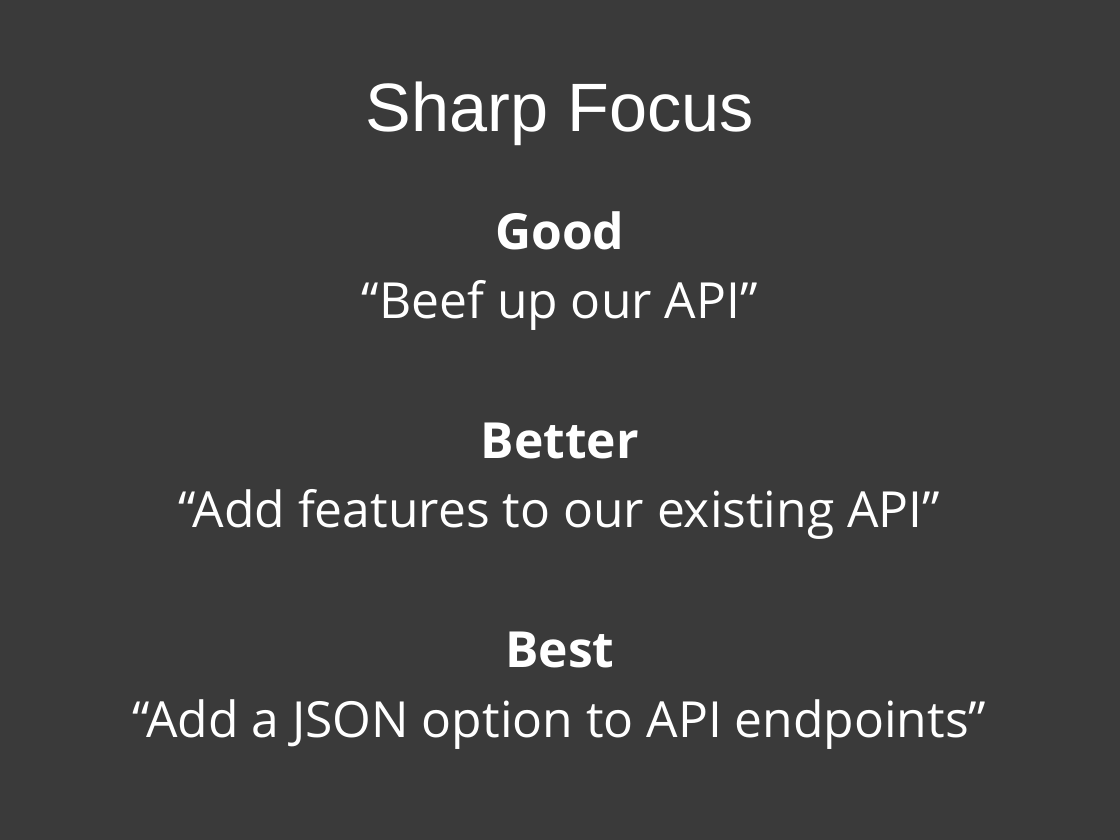
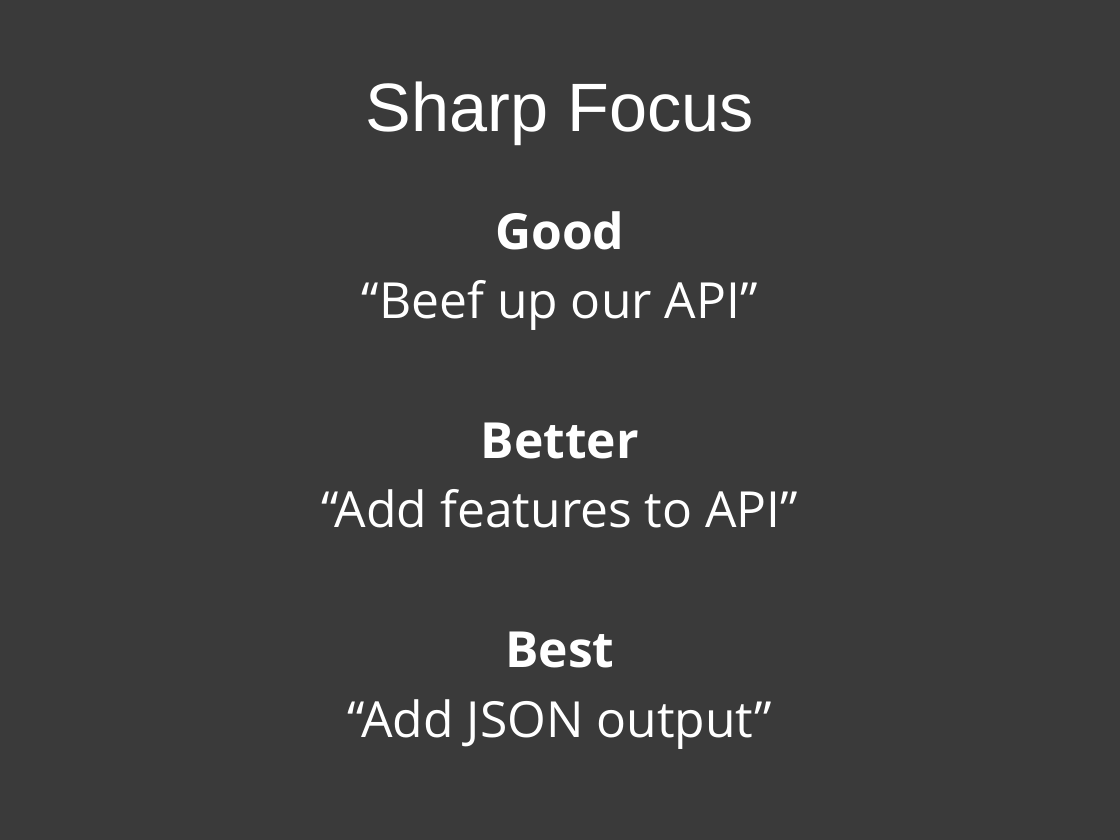
Before and after one commit to patik/code-sprint, a slide deck: slide 17 of code-sprint.pptx. Drawn at 1120x840 pixels with LibreOffice and Linux fonts; fonts in the diff are those of the drawing. Boxes give left, top, right and bottom in pixels: in the first picture for what was removed or moved away, otherwise in the second. Text is boxed around its words. In the diff, an @@ line names an element or a change of style, - is before the commit and + after.

```diff
--- a/code-sprint.pptx
+++ b/code-sprint.pptx
@@ text at (x1=321, y1=489, x2=798, y2=528): text changed @@
-“Add features to our existing API”
+“Add features to API”
@@ text at (x1=348, y1=699, x2=772, y2=749): text changed @@
-“Add a JSON option to API endpoints”
+“Add JSON output”
```
Also in this commit, not shown: 8 other slides changed, 1 other file.
